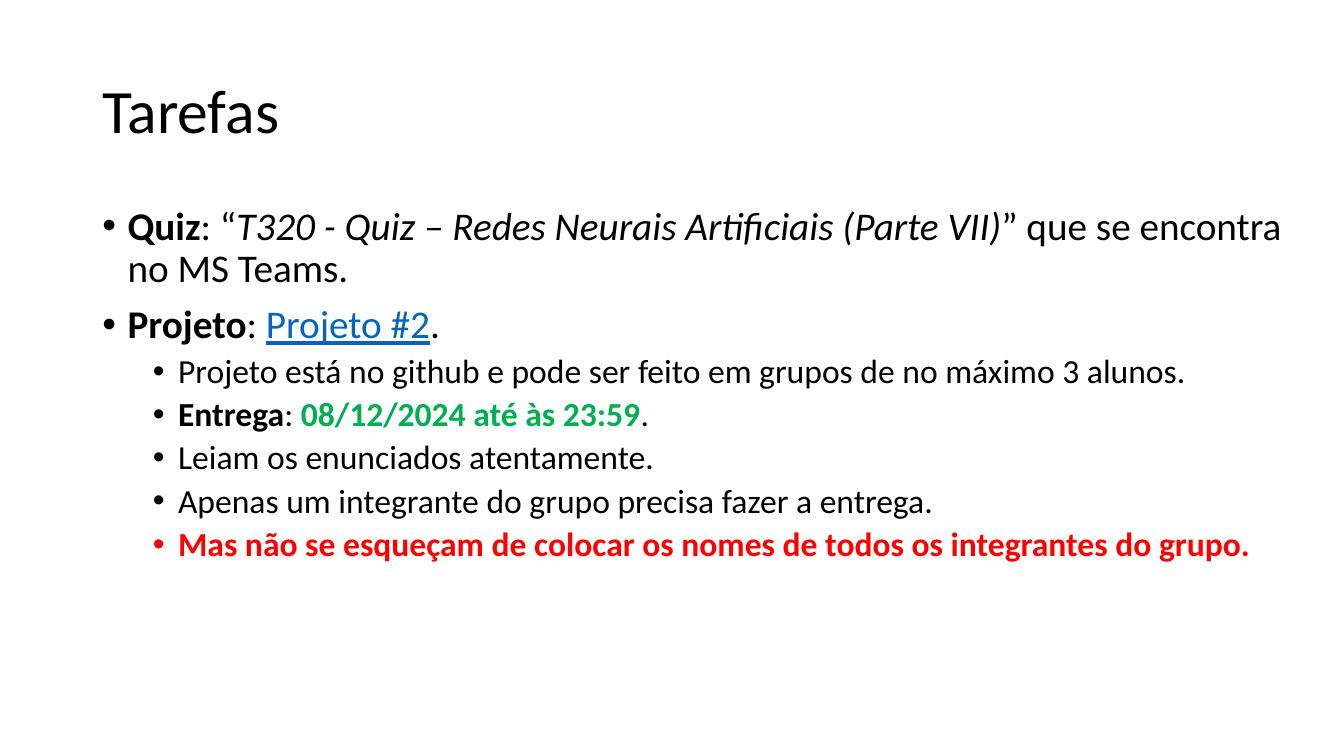
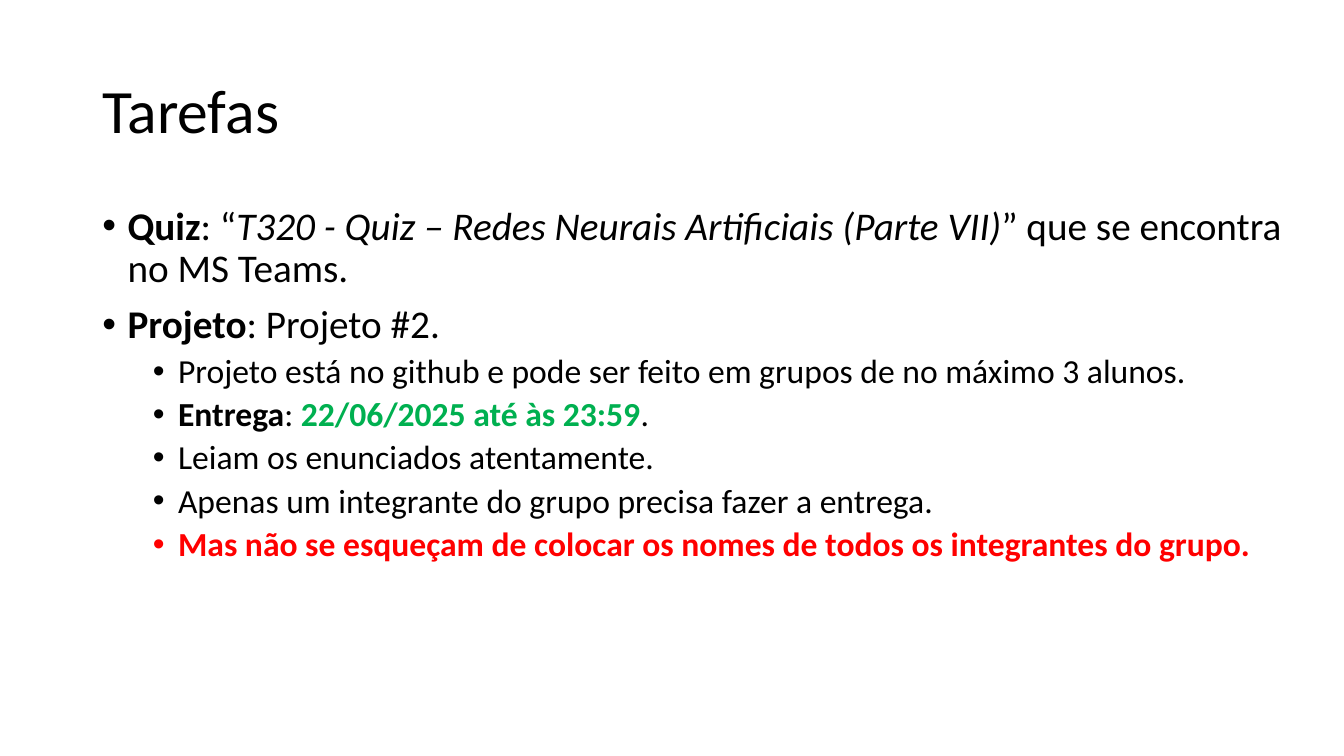
Before and after one commit to zz4fap/t320_aprendizado_de_maquina, a slide deck: slide 21 of slides/T320_Redes_Neurais_Artificiais (Parte IV).pptx. Drawn at 1344x756 pixels with LibreOffice and Linux fonts; fonts in the diff are those of the drawing. Boxes give left, top, right and bottom in pixels: in the first picture for what was removed or moved away, otherwise in the second. Text is boxed around its words. In the diff, an @@ line names an element or a change of style, - is before the commit and + after.

```diff
--- a/slides/T320_Redes_Neurais_Artificiais (Parte IV).pptx
+++ b/slides/T320_Redes_Neurais_Artificiais (Parte IV).pptx
@@ text at [128, 310, 440, 345]: text colour #0563C1 to #000000, underline off in "Projeto #2." @@
@@ text at [178, 402, 649, 432]: text changed @@
-  • Entrega: 08/12/2024 até às 23:59.
+  • Entrega: 22/06/2025 até às 23:59.
```
Also in this commit, not shown: 6 other slides changed, 1 other file.
